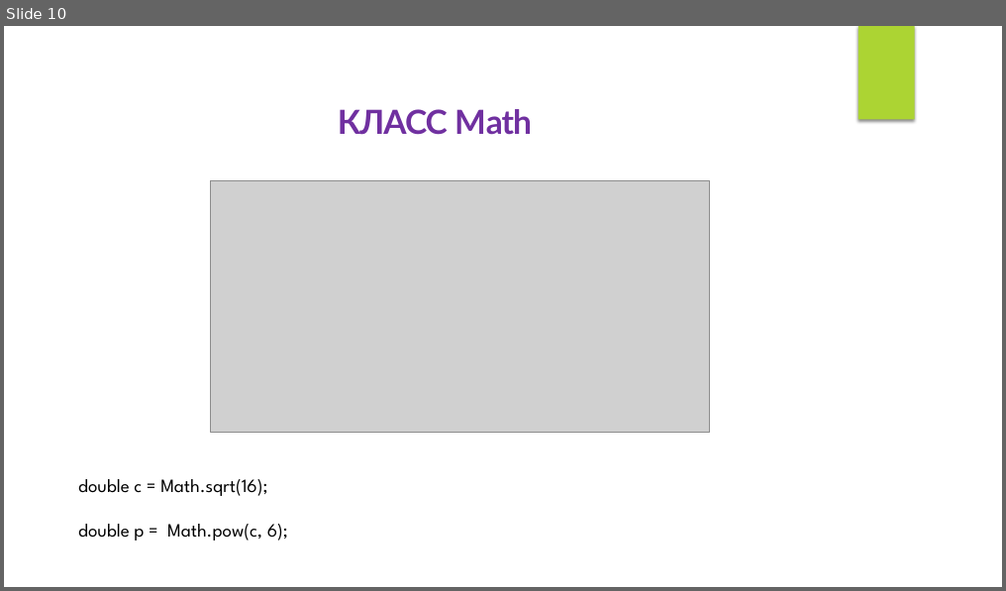
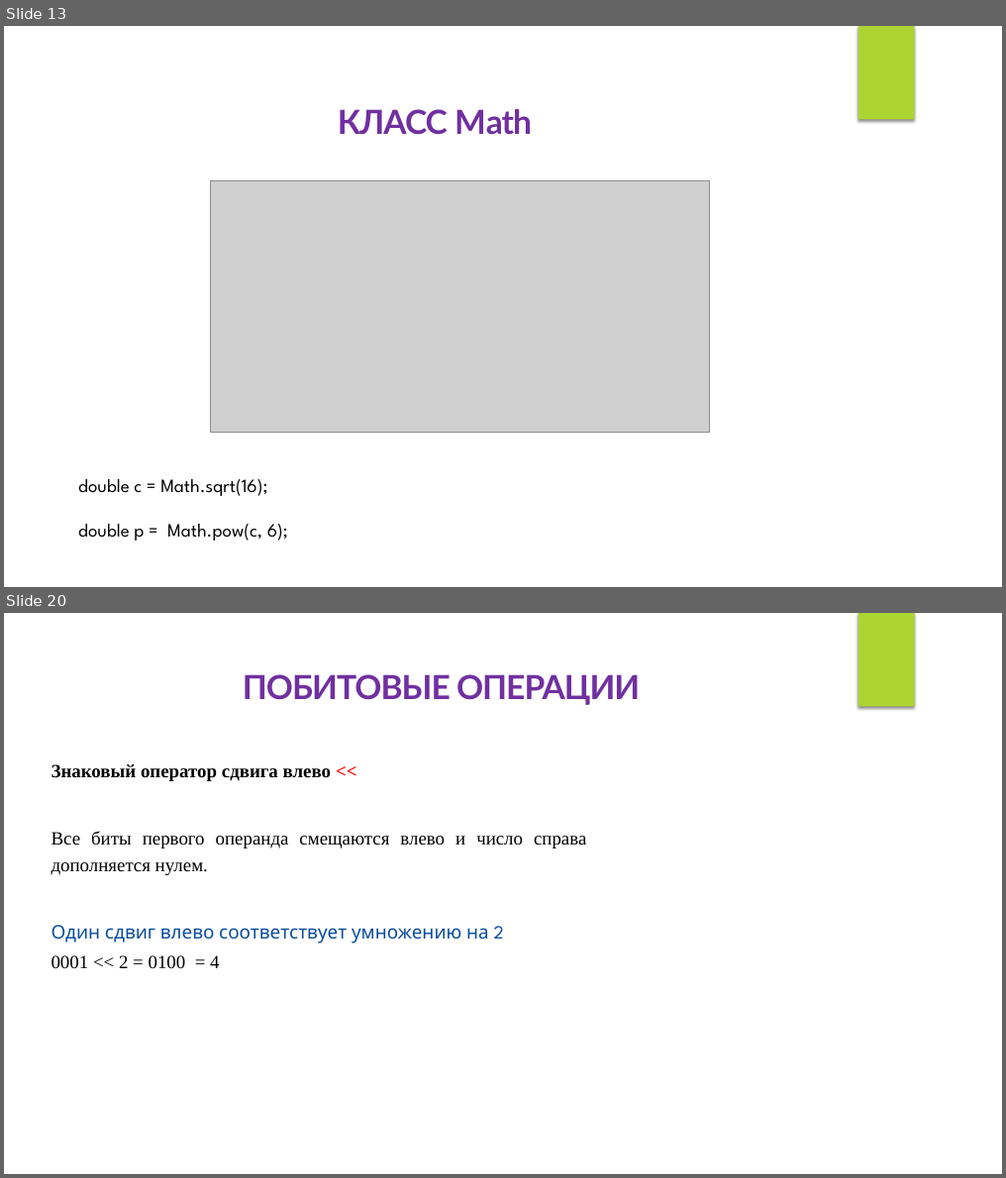
Before and after one commit to IriEfremova/LessonsCube, a slide deck: Samsung/Lesson3/Operation.pptx. Shown one above the other, each under a label of ours: slide 10 before the commit, slides 13 and 20 after it; the slides between them are not shown. The pictures are 1006x591 and 1006x1178 pixels, drawn with LibreOffice and Linux fonts; fonts in the diff are those of the drawing; grey boxes stand for pictures. Boxes give left, top, right and bottom in pixels: in the first picture for what was removed or moved away, otherwise in the second. Text is boxed around its words. In the diff, an @@ line names an element or a change of style, - is before the commit and + after.

```diff
--- a/Samsung/Lesson3/Operation.pptx
+++ b/Samsung/Lesson3/Operation.pptx
@@ slide 20 added at (x1=4, y1=613, x2=1002, y2=1174), background #FFFFFF; not listed: 1 template element that a slide beside it also shows @@
@@ text added at (x1=243, y1=674, x2=640, y2=705), 32 pt, text #7030A0, bold @@
+ПОБИТОВЫЕ ОПЕРАЦИИ
@@ text added at (x1=52, y1=764, x2=586, y2=944), 18 pt, text #000000 @@
+Знаковый оператор сдвига влево <<
+Все биты первого операнда смещаются влево и число справа дополняется нулем.
+Один сдвиг влево соответствует умножению на 2
@@ text added at (x1=52, y1=956, x2=219, y2=969), 18 pt, text #000000 @@
+0001 << 2 = 0100 = 4
@@ what was slide 10 is now slide 13 @@
```
Also in this commit, not shown: 1 slide changed, 15 other slides added, 12 slides removed, 1 other file.
